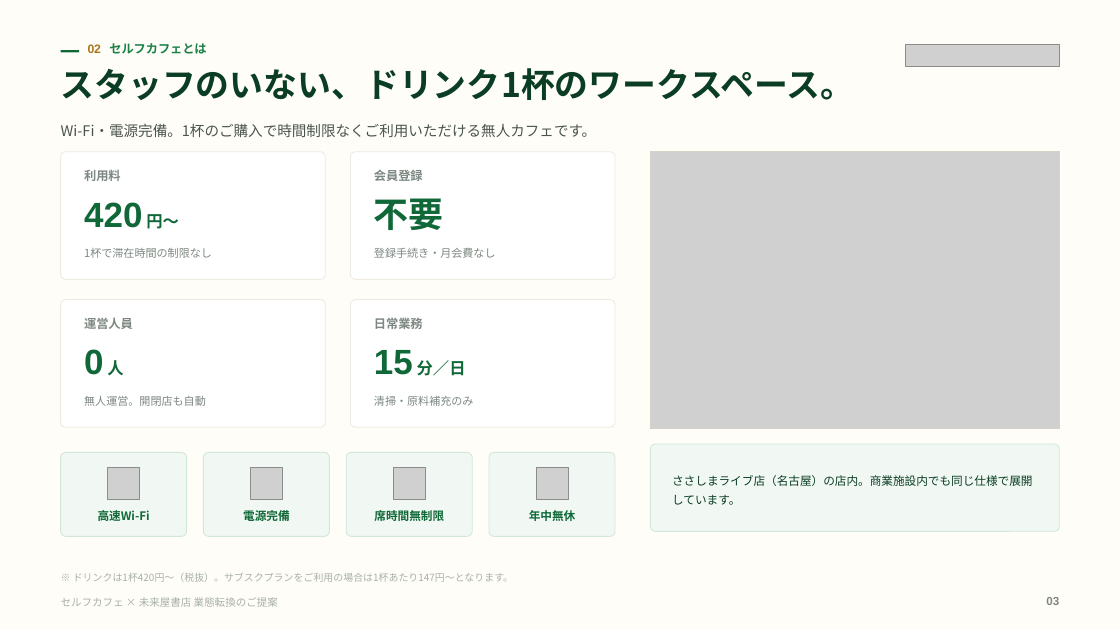
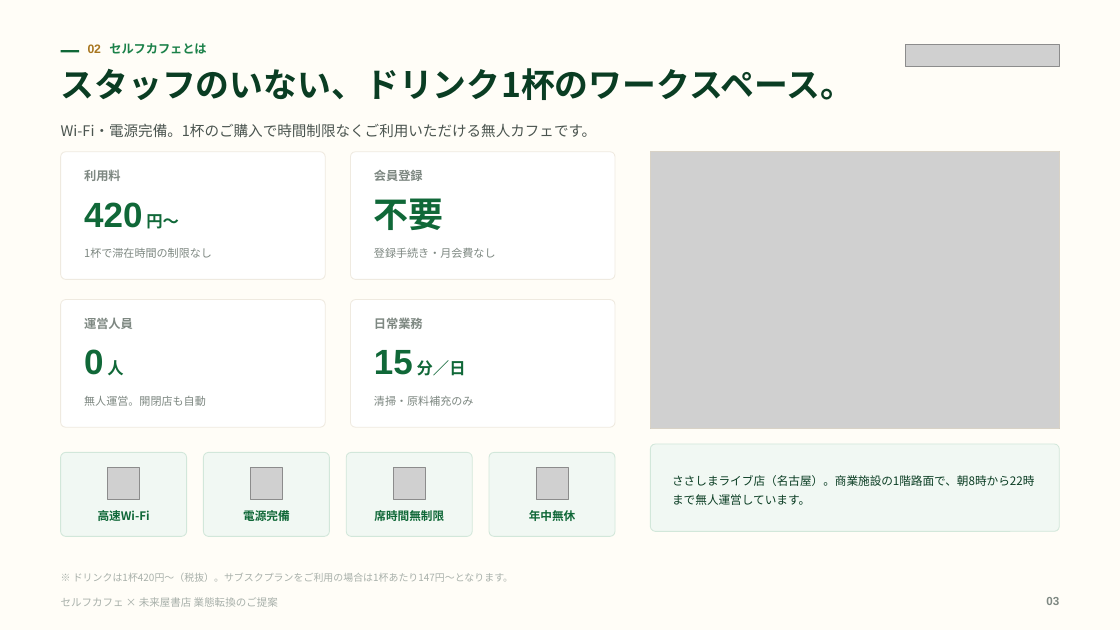
Before and after one commit to a5408071-cmd/suzuki-ceo, a slide deck: slide 3 of selfcafe-miraiya-deck/selfcafe-miraiya-deck.pptx. Drawn at 1120x630 pixels with LibreOffice and Linux fonts; fonts in the diff are those of the drawing; grey boxes stand for pictures. Boxes give left, top, right and bottom in pixels: in the first picture for what was removed or moved away, otherwise in the second. Text is boxed around its words. In the diff, an @@ line names an element or a change of style, - is before the commit and + after.

```diff
--- a/selfcafe-miraiya-deck/selfcafe-miraiya-deck.pptx
+++ b/selfcafe-miraiya-deck/selfcafe-miraiya-deck.pptx
@@ text at (672, 475, 1034, 505): text changed @@
-ささしまライブ店（名古屋）の店内。商業施設内でも同じ仕様で展開しています。
+ささしまライブ店（名古屋）。商業施設の1階路面で、朝8時から22時まで無人運営しています。
```
Also in this commit, not shown: 5 other slides changed, 1 slide added, 13 other files.
